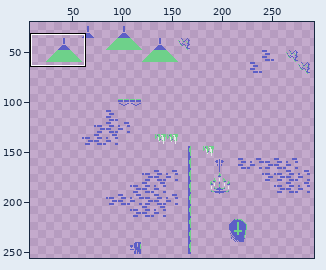
A sprite sheet gets an edit: src/assets/maps/test/simplified/Password/Props.png. Above, an overview of the earlier version with the close-up marked.
Close-up. Before the commit:
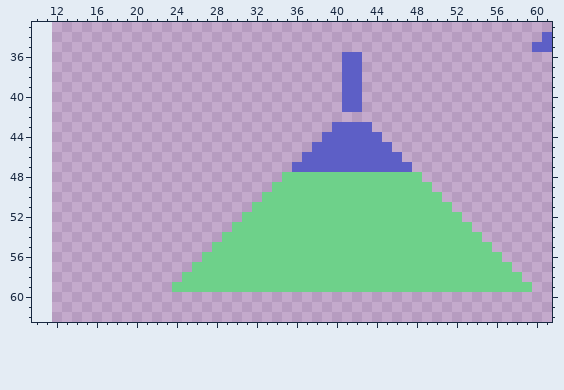
The file is 292x274 pixels. Shown: x 10..61, y 33..62. The old version is drawn lined up with the new one, on the new canvas. The wide view leaves out empty margins.
After:
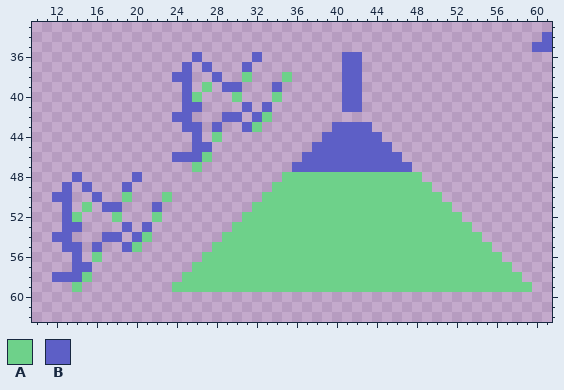
Palette (. is transparent): A #6ed18a  B #5d5fc6
Difference:
canvas 292x274 -> 304x274, the old top-left corner now at 12,0
@@ x 10..37 @@
 35 ............................
-36 ............................
-37 ............................
-38 ............................
-39 ............................
-40 ............................
-41 ............................
-42 ............................
-43 ............................
-44 ............................
-45 ............................
-46 ...........................B
-47 ..........................BB
-48 .........................AAA
-49 ........................AAAA
-50 .......................AAAAA
-51 ......................AAAAAA
-52 .....................AAAAAAA
-53 ....................AAAAAAAA
-54 ...................AAAAAAAAA
-55 ..................AAAAAAAAAA
-56 .................AAAAAAAAAAA
-57 ................AAAAAAAAAAAA
-58 ...............AAAAAAAAAAAAA
-59 ..............AAAAAAAAAAAAAA
+36 ................B.....B.....
+37 ...............B.B...B......
+38 ..............BB..B..A...A..
+39 ...............B.A.BB...B...
+40 ...............BA...A...A...
+41 ...............BB....B.B....
+42 ..............BB...BB.BA....
+43 ...............BB.B..BA.....
+44 ................B.A.........
+45 ................BB..........
+46 ..............BBBA.........B
+47 ................A.........BB
+48 ....B.....B..............AAA
+49 ...B.B...B..............AAAA
+50 ..BB..B..A...A.........AAAAA
+51 ...B.A.BB...B.........AAAAAA
+52 ...BA...A...A........AAAAAAA
+53 ...BB....B.B........AAAAAAAA
+54 ..BB...BB.BA.......AAAAAAAAA
+55 ...BB.B..BA.......AAAAAAAAAA
+56 ....B.A..........AAAAAAAAAAA
+57 ....BB..........AAAAAAAAAAAA
+58 ..BBBA.........AAAAAAAAAAAAA
+59 ....A.........AAAAAAAAAAAAAA
 60 ............................
Pixel boxes of the changes (left, top, right, bottom) in both close-ups:
added: (52, 52, 292, 292)
